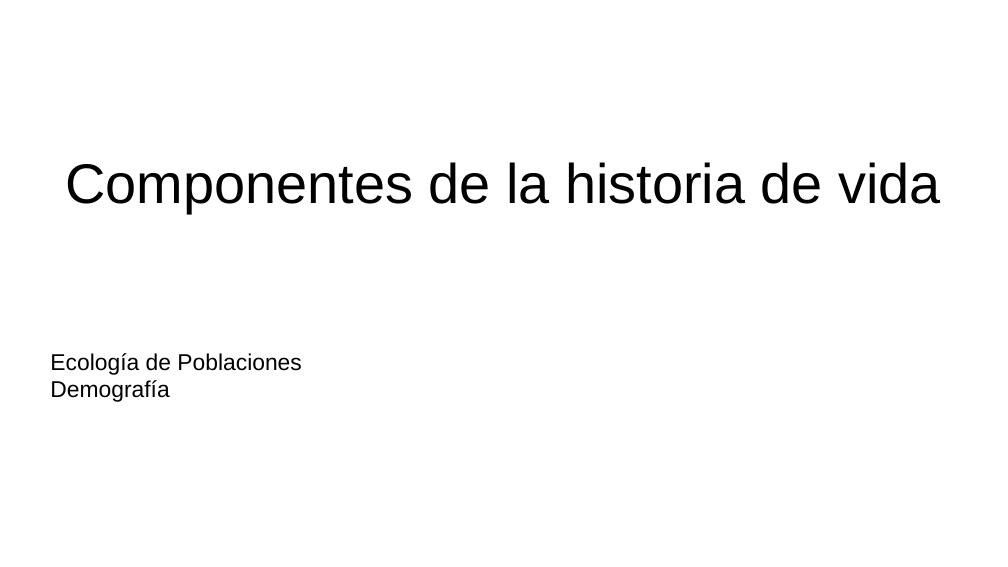
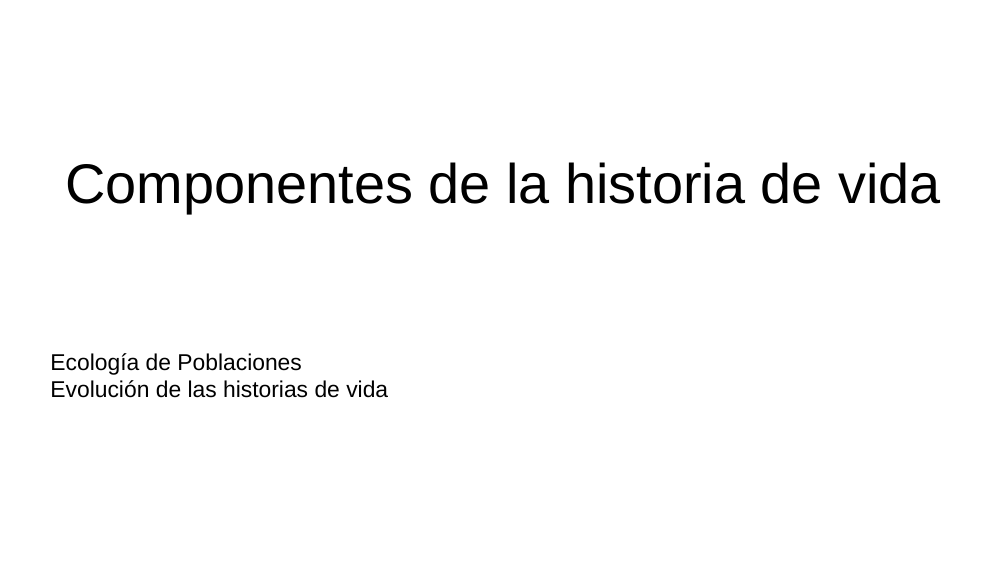
Before and after one commit to gerardommc/Ecologia-poblaciones, a slide deck: slide 1 of Unidad-3/Componentes-historia.odp. Drawn at 1008x567 pixels with LibreOffice and Linux fonts; fonts in the diff are those of the drawing. Boxes give left, top, right and bottom in pixels: in the first picture for what was removed or moved away, otherwise in the second. Text is boxed around its words. In the diff, an @@ line names an element or a change of style, - is before the commit and + after.

```diff
--- a/Unidad-3/Componentes-historia.odp
+++ b/Unidad-3/Componentes-historia.odp
@@ subtitle at <box>50,380,388,398</box>: text changed @@
-Demografía
+Evolución de las historias de vida
```
Also in this commit, not shown: 3 other files.
